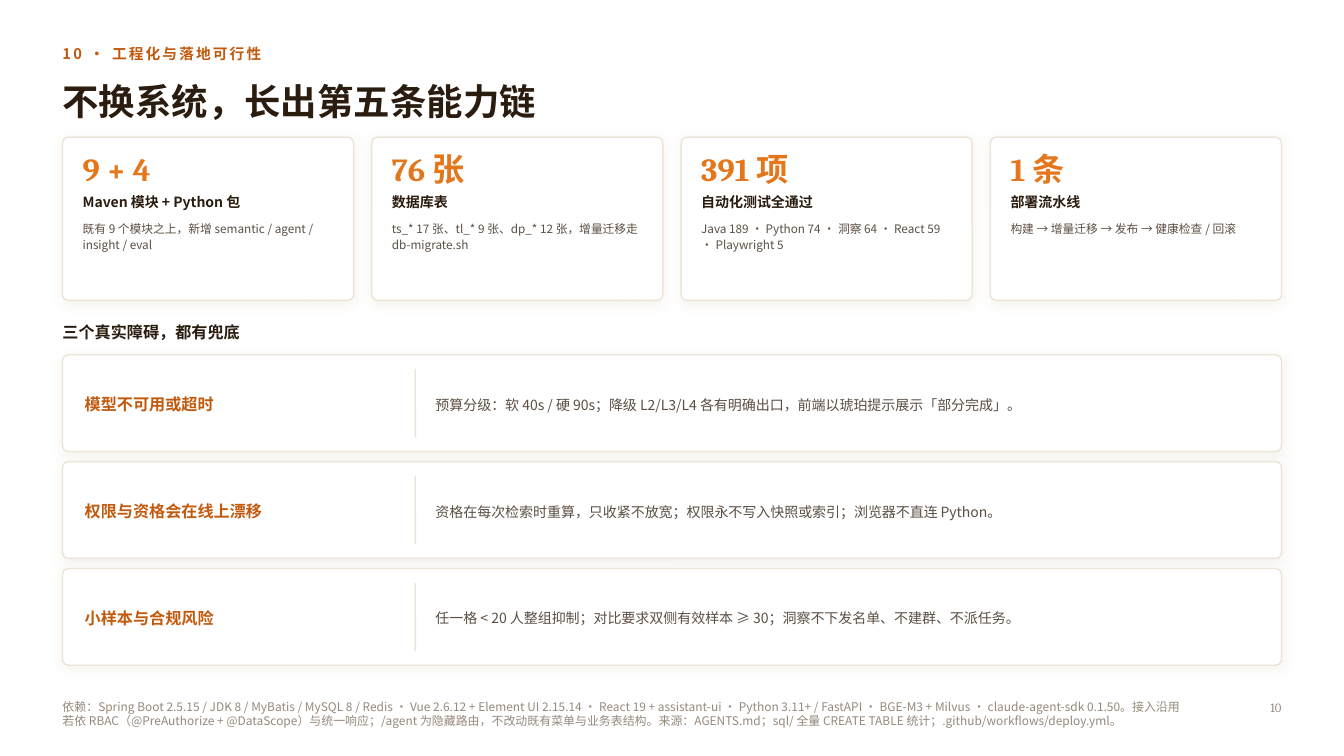
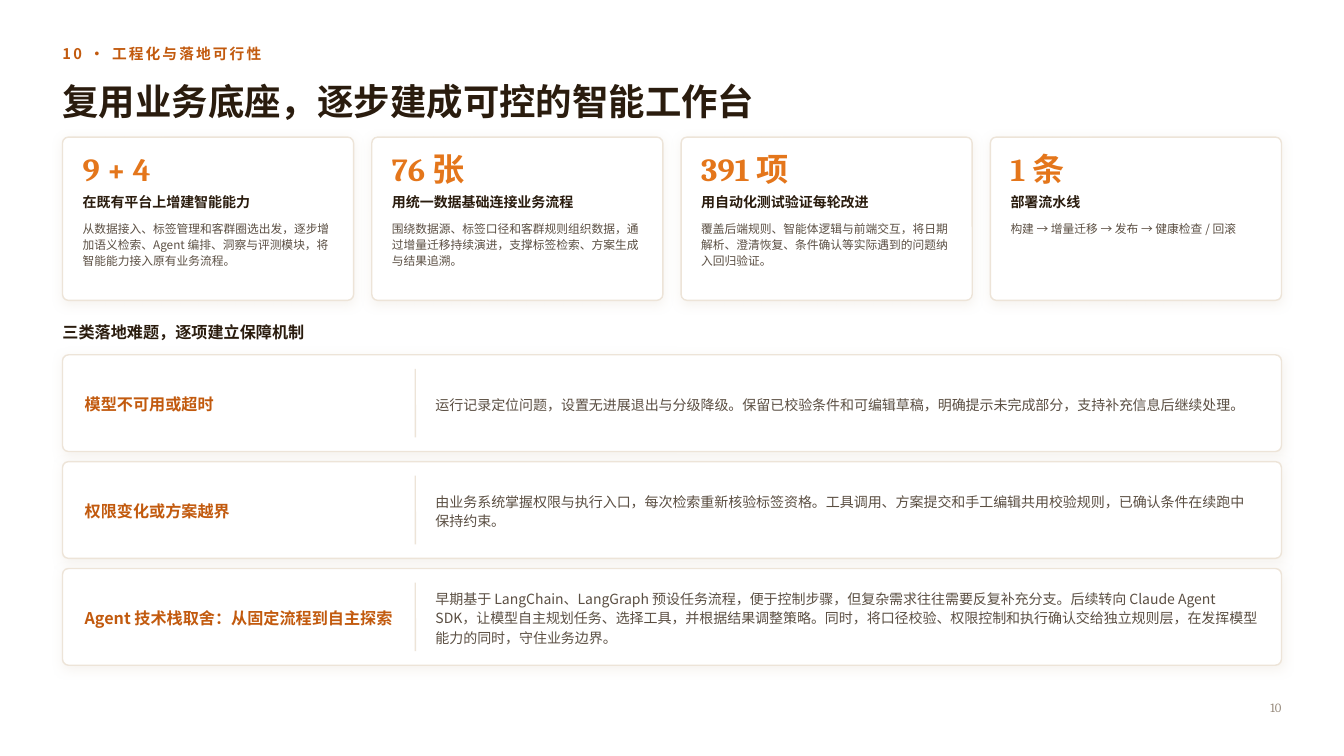
Before and after one commit to WeiZhenshan/tagpilot, a slide deck: slide 10 of docs/交付文档/智能体挑战赛路演PPT（标签智能体）-v2.0.pptx. Drawn at 1344x756 pixels with LibreOffice and Linux fonts; fonts in the diff are those of the drawing. Boxes give left, top, right and bottom in pixels: in the first picture for what was removed or moved away, otherwise in the second. Text is boxed around its words. In the diff, an @@ line names an element or a change of style, - is before the commit and + after.

```diff
--- a/docs/交付文档/智能体挑战赛路演PPT（标签智能体）-v2.0.pptx
+++ b/docs/交付文档/智能体挑战赛路演PPT（标签智能体）-v2.0.pptx
@@ text at (62, 83, 754, 120): text changed @@
-不换系统，长出第五条能力链
+复用业务底座，逐步建成可控的智能工作台
@@ text at (83, 195, 251, 209): text changed @@
-Maven 模块 + Python 包
+在既有平台上增建智能能力
@@ text at (392, 195, 573, 208): text changed @@
-数据库表
+用统一数据基础连接业务流程
@@ text at (701, 195, 869, 209): text changed @@
-自动化测试全通过
+用自动化测试验证每轮改进
@@ text at (83, 223, 330, 266): text changed @@
-既有 9 个模块之上，新增 semantic / agent / insight / eval
+从数据接入、标签管理和客群圈选出发，逐步增加语义检索、Agent 编排、洞察与评测模块，将智能能力接入原有业务流程。
@@ text at (392, 223, 639, 266): text changed @@
-ts_* 17 张、tl_* 9 张、dp_* 12 张，增量迁移走 db-migrate.sh
+围绕数据源、标签口径和客群规则组织数据，通过增量迁移持续演进，支撑标签检索、方案生成与结果追溯。
@@ text at (701, 223, 948, 266): text changed @@
-Java 189 · Python 74 · 洞察 64 · React 59 · Playwright 5
+覆盖后端规则、智能体逻辑与前端交互，将日期解析、澄清恢复、条件确认等实际遇到的问题纳入回归验证。
@@ text at (62, 324, 304, 340): text changed @@
-三个真实障碍，都有兜底
+三类落地难题，逐项建立保障机制
@@ text at (435, 398, 1244, 412): text changed @@
-预算分级：软 40s / 硬 90s；降级 L2/L3/L4 各有明确出口，前端以琥珀提示展示「部分完成」。
+运行记录定位问题，设置无进展退出与分级降级。保留已校验条件和可编辑草稿，明确提示未完成部分，支持补充信息后继续处理。
@@ text at (85, 503, 230, 519): text changed @@
-权限与资格会在线上漂移
+权限变化或方案越界
@@ text at (435, 495, 1244, 527): text changed @@
-资格在每次检索时重算，只收紧不放宽；权限永不写入快照或索引；浏览器不直连 Python。
+由业务系统掌握权限与执行入口，每次检索重新核验标签资格。工具调用、方案提交和手工编辑共用校验规则，已确认条件在续跑中保持约束。
@@ text at (435, 592, 1257, 645): text changed @@
-任一格 < 20 人整组抑制；对比要求双侧有效样本 ≥ 30；洞察不下发名单、不建群、不派任务。
+早期基于 LangChain、LangGraph 预设任务流程，便于控制步骤，但复杂需求往往需要反复补充分支。后续转向 Claude Agent SDK，让模型自主规划任务、选择工具，并根据结果调整策略。同时，将口径校验、权限控制和执行确认交给独立规则层，在发挥模型能力的同时，守住业务边界。
@@ text at (85, 610, 392, 628): text changed @@
-小样本与合规风险
+Agent 技术栈取舍：从固定流程到自主探索
@@ text removed at (62, 701, 1180, 728) @@
-依赖：Spring Boot 2.5.15 / JDK 8 / MyBatis / MySQL 8 / Redis · Vue 2.6.12 + Element UI 2.15.14 · React 19 + assistant-ui · Python 3.11+ / FastAPI · BGE-M3 + Milvus · claude-agent-sdk 0.1.50。接入沿用若依 RBAC（@PreAuthorize + @DataScope）与统一响应；/agent 为隐藏路由，不改动既有菜单与业务表结构。来源：AGENTS.md；sql/ 全量 CREATE TABLE 统计；.github/workflows/deploy.yml。
```
Also in this commit, not shown: 4 other slides changed, 1 slide removed, 33 other files.
